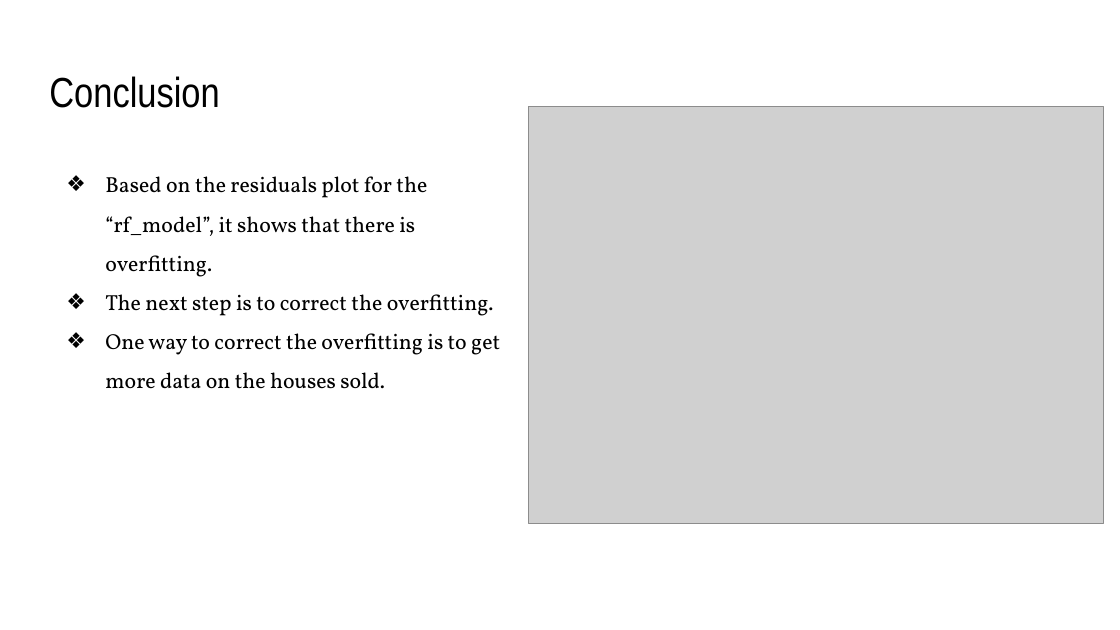
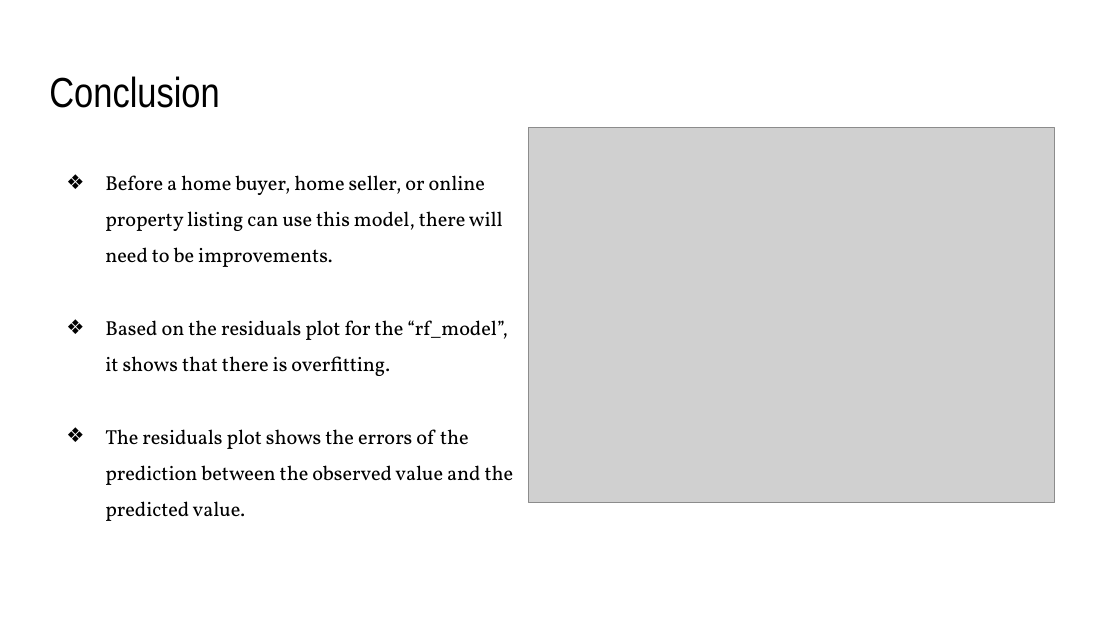
Before and after one commit to KierraDangerfield/Predicting-King-County-House-Prices, a slide deck: slide 17 of Reports/Predicting King County House Prices.pptx (slide 16 before the commit). Drawn at 1120x630 pixels with LibreOffice and Linux fonts; fonts in the diff are those of the drawing; grey boxes stand for pictures. Boxes give left, top, right and bottom in pixels: in the first picture for what was removed or moved away, otherwise in the second. Text is boxed around its words. In the diff, an @@ line names an element or a change of style, - is before the commit and + after.

```diff
--- a/Reports/Predicting King County House Prices.pptx
+++ b/Reports/Predicting King County House Prices.pptx
@@ picture: place and size @@
-picture at bbox=[529, 106, 1104, 523]
+picture at bbox=[529, 128, 1055, 503]
@@ text at bbox=[105, 175, 503, 267]: paragraph added @@
+❖ Before a home buyer, home seller, or online property listing can use this model, there will need to be improvements.
@@ text at bbox=[105, 320, 508, 376]: size 14 to 12.9 pt in "Based on the residuals plot for the ..." @@
@@ text at bbox=[105, 429, 514, 521]: text changed; size 14 to 12.9 pt @@
-❖ The next step is to correct the overfitting.
-❖ One way to correct the overfitting is to get more data on the houses sold.
+❖ The residuals plot shows the errors of the prediction between the observed value and the predicted value.
```
Also in this commit, not shown: 9 other slides changed, 2 slides added.
